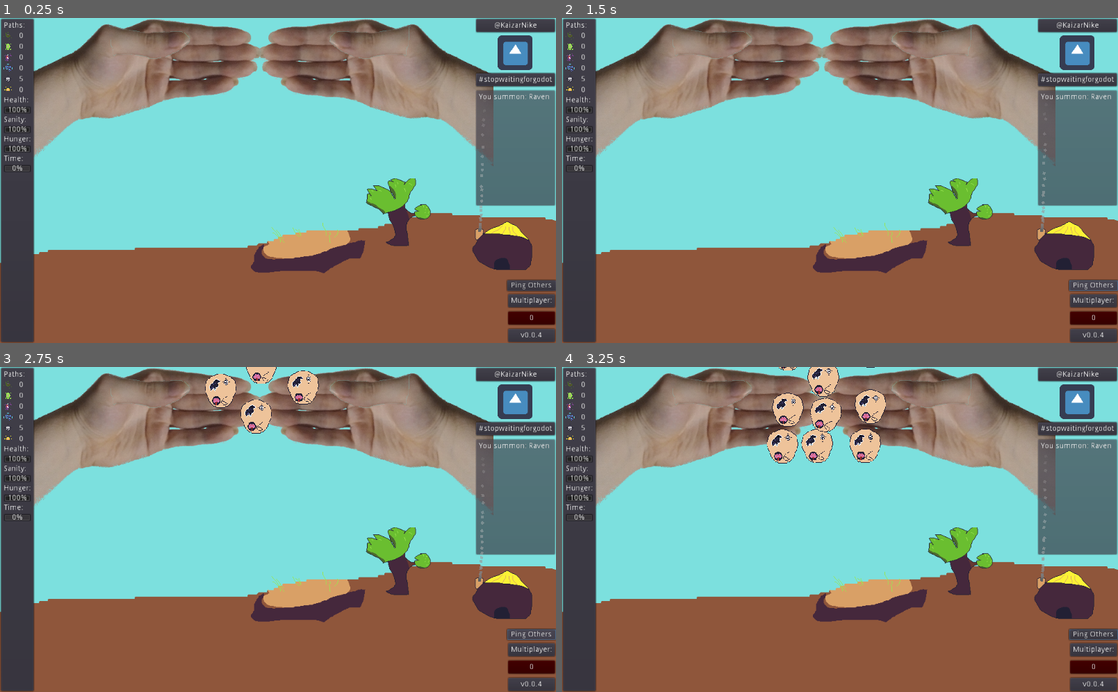
Above: before the commit, frames 1-4 (two rows, left to right).
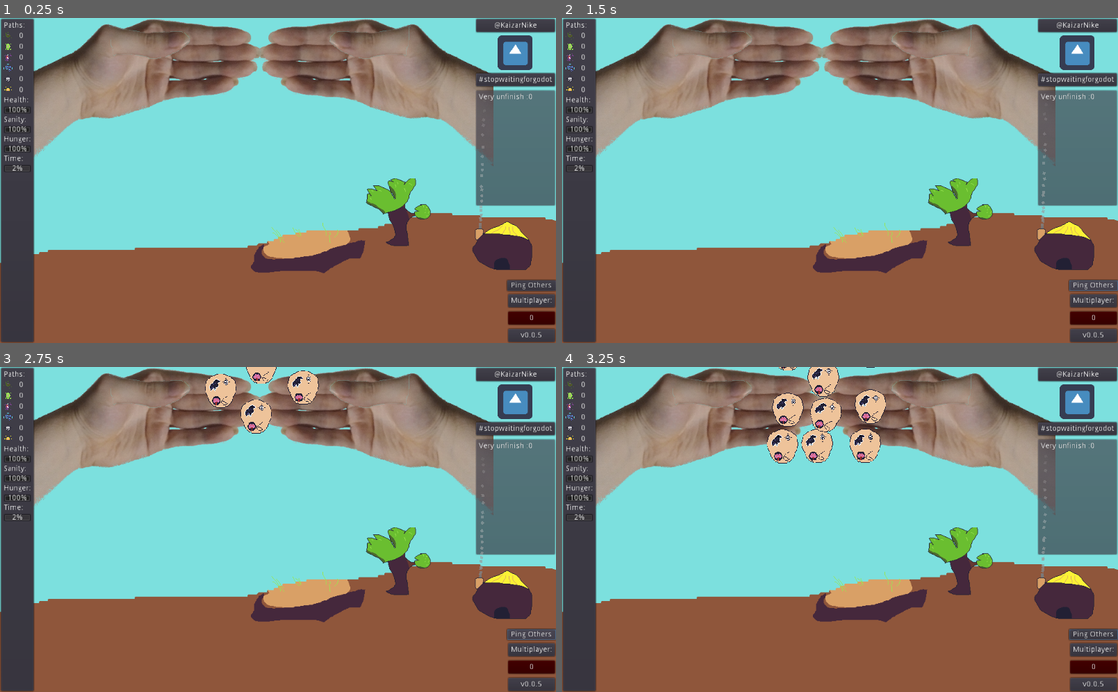
Above: after the commit, the same moments.

Repository: KaizNike/Sorcerers-Sell
Game: Godot game, scene res://src/Main.tscn
Two runs of this game, one before a commit and one after it. Both use one fixed random seed, a clock stepped at 60 frames per second and the inputs below. The engine's default icon, where the game draws it, is replaced by a stand-in: a white triangle on a blue panel in a dark square.
Inputs (mouse positions are in pixels of both pictures, inside the frame that each line leads up to):
- Up to frame 1 (0.25 s): no input
- Up to frame 2 (1.5 s): click "Ping Others" at 0.5 s; click "Ping Others" at 1.25 s
- Up to frame 3 (2.75 s): click "Ping Others" at 2 s
- Up to frame 4 (3.25 s): drag from (817, 419) to (895, 458) at 2.77 s

The runs differ from the first frame. In frame 1, 0.1% of the frame differs, in the area x 2-99%, y 17-99%; in frame 2, 0.1%; in frame 3, 0.1%; in frame 4, 0.1%.

Commit message:
The Big Fix (v0.0.5)
- Moved CardCapture.gd and StatVBox.gd to Main.gd
- Idling Time Progress System
- Click on house to idle.

Diff:
--- a/client/Sorcerer's Sell/src/Card.gd
+++ b/client/Sorcerer's Sell/src/Card.gd
@@ -14,7 +14,7 @@
 # Called when the node enters the scene tree for the first time.
 func _ready():
 	set_process_input(true)
-	print(layer)
+#	print(layer)
 	pass # Replace with function body.
 
 
@@ -79,4 +79,4 @@
 			z_index = -3
 
 	layer = collision_layer
-	print(collision_mask)
+#	print(collision_mask)
--- a/client/Sorcerer's Sell/src/CardArea.tscn
+++ b/client/Sorcerer's Sell/src/CardArea.tscn
@@ -1,9 +1,8 @@
-[gd_scene load_steps=6 format=2]
+[gd_scene load_steps=5 format=2]
 
 [ext_resource path="res://src/HandLeft.tscn" type="PackedScene" id=1]
 [ext_resource path="res://src/HandRight.tscn" type="PackedScene" id=2]
 [ext_resource path="res://src/Card.tscn" type="PackedScene" id=3]
-[ext_resource path="res://src/CardCapture.gd" type="Script" id=4]
 
 [sub_resource type="RectangleShape2D" id=1]
 extents = Vector2( 582.313, 10 )
@@ -25,7 +24,6 @@
 [node name="CardCapture" type="Area2D" parent="."]
 position = Vector2( 8.97974, -565.721 )
 collision_mask = 31
-script = ExtResource( 4 )
 
 [node name="CollisionShape2D" type="CollisionShape2D" parent="CardCapture"]
 position = Vector2( -9.53516, -244.736 )
--- a/client/Sorcerer's Sell/src/CardCapture.gd
+++ /dev/null
@@ -1,48 +0,0 @@
-extends Area2D
-
-
-# Declare member variables here. Examples:
-# var a = 2
-# var b = "text"
-
-
-# Called when the node enters the scene tree for the first time.
-func _ready():
-	pass # Replace with function body.
-
-
-# Called every frame. 'delta' is the elapsed time since the previous frame.
-#func _process(delta):
-#	pass
-
-func _physics_process(delta):
-	pass
-
-
-func _on_CardCapture_body_entered(body):
-	if body.is_in_group("card"):
-		print(true)
-		if "card_type" in body:
-			if _card_check(body.card_type):
-				body.queue_free()
-				print("Card gone!")
-
-
-func _card_check(type) -> bool:
-	match type:
-		"raven":
-			if _mana_check("death", 1):
-				Signals.emit_signal("log_this", "Raven flies.")
-				return true
-			else:
-				Signals.emit_signal("log_this", "Lacking death.")
-				return false
-	return false
-
-func _mana_check(type, amt) -> bool:
-	Signals.emit_signal("spend_mana", type, amt)
-	var check = yield(Signals, "mana_spent_check")
-	if check:
-		return true
-	else:
-		return false
--- a/client/Sorcerer's Sell/src/Main.gd
+++ b/client/Sorcerer's Sell/src/Main.gd
@@ -1,20 +1,29 @@
 extends Node
 
-var version = [0,0,4]
-# Declare member variables here. Examples:
-# var a = 2
-# var b = "text"
+var version = [0,0,5] # The Big Fix
 
 
+onready var statsVBox = $UI/PanelContainer/StatVBox
+var paths = {"decay": 0, "life": 0, "reaction": 0, "meta": 0, "death": 0, "solar": 0}
+var empowered_paths = {"decay": 0, "life": 0, "reaction": 0, "meta": 0, "death": 0, "solar": 0}
+var stats = {"health": 100, "sanity": 100, "hunger": 0}
+
+
+var progressStarted = false
+var progress = 0 setget _progress_change
+var progressRate = 2
+var progressState = 0
 # Called when the node enters the scene tree for the first time.
 func _ready():
+	self.progress = 2
 	_show_version()
 	pass # Replace with function body.
 
 
 # Called every frame. 'delta' is the elapsed time since the previous frame.
-#func _process(delta):
-#	pass
+func _process(delta):
+	if progressStarted:
+		self.progress += progressRate * delta
 
 func _input(event):
 	if event.is_action_pressed("restart"):
@@ -23,3 +32,82 @@
 func _show_version():
 	$UI/BotRight/BRVBox/VersionContainer/VersionLabel.text = "v" + str(version[0]) + "." + str(version[1]) + "." + str(version[2])
 	pass
+
+
+func _progress_change(val):
+	if val > 99.999:
+		progress = 0
+		progressStarted = false
+		_progress_finished()
+	else:
+		progress = val
+	$UI/PanelContainer/StatVBox/Time.value = progress
+
+
+func _progress_finished():
+	match progressState:
+		0:
+			print("You get a card!")
+	pass
+
+func _update_paths():
+	statsVBox.paths = paths
+	statsVBox.update_paths()
+
+
+func _card_check(type) -> bool:
+	match type:
+		"raven":
+			if _mana_check("death", 1):
+				Signals.emit_signal("log_this", "Raven flies.")
+				return true
+			else:
+				Signals.emit_signal("log_this", "Lacking death.")
+				return false
+	return false
+
+func _mana_check(type, amt) -> bool:
+	if _spend_mana(type, amt):
+		return true
+	else:
+		return false
+
+
+
+func _spend_mana(type, amt):
+	match type:
+		"decay":
+			pass
+		"life":
+			pass
+		"reaction":
+			pass
+		"meta":
+			pass
+		"death":
+			if (paths.death - amt) > -1:
+				paths.death -= amt
+				_update_paths()
+				return true
+		"solar":
+			pass
+	return false
+
+
+func _on_CardCapture_body_entered(body):
+	if body.is_in_group("card"):
+#		print(true)
+		if "card_type" in body:
+			if _card_check(body.card_type):
+				body.queue_free()
+				print("Card gone!")
+
+
+func _on_Area2D_input_event(viewport, event, shape_idx):
+	if event.is_action_pressed("click"):
+		Signals.emit_signal("log_this", "You ponder.")
+		if progressStarted:
+			self.progress += 20
+		else:
+			progressStarted = true
+	pass # Replace with function body.
--- a/client/Sorcerer's Sell/src/Main.tscn
+++ b/client/Sorcerer's Sell/src/Main.tscn
@@ -13,6 +13,9 @@
 [sub_resource type="Gradient" id=1]
 colors = PoolColorArray( 0.372549, 0.372549, 0.372549, 1, 1, 1, 1, 0.0156863 )
 
+[sub_resource type="RectangleShape2D" id=2]
+extents = Vector2( 54.0795, 49.4647 )
+
 [node name="Main" type="Node"]
 script = ExtResource( 3 )
 
@@ -23,6 +26,9 @@
 
 [node name="CardArea" parent="." instance=ExtResource( 2 )]
 position = Vector2( 488.412, 68.8651 )
+
+[node name="CardCapture" parent="CardArea" index="3"]
+script = null
 
 [node name="CanvasLayer" type="CanvasLayer" parent="."]
 layer = -25
@@ -54,6 +60,7 @@
 [node name="CPUParticles2D" type="CPUParticles2D" parent="Terrain/MudHut"]
 position = Vector2( 883.177, 393.056 )
 scale = Vector2( 5, 5 )
+z_index = -1
 amount = 25
 lifetime = 2.0
 preprocess = 5.0
@@ -64,6 +71,12 @@
 angular_velocity = 40.0
 angular_velocity_random = 1.0
 color_ramp = SubResource( 1 )
+
+[node name="Area2D" type="Area2D" parent="Terrain/MudHut"]
+
+[node name="CollisionShape2D" type="CollisionShape2D" parent="Terrain/MudHut/Area2D"]
+position = Vector2( 926.558, 416.556 )
+shape = SubResource( 2 )
 
 [node name="DeadTree" type="Sprite" parent="Terrain"]
 visible = false
@@ -76,4 +89,8 @@
 
 [node name="UI" parent="." instance=ExtResource( 8 )]
 
+[connection signal="body_entered" from="CardArea/CardCapture" to="." method="_on_CardCapture_body_entered"]
+[connection signal="input_event" from="Terrain/MudHut/Area2D" to="." method="_on_Area2D_input_event"]
+
+[editable path="CardArea"]
 [editable path="UI"]
--- a/client/Sorcerer's Sell/src/StatVBox.gd
+++ b/client/Sorcerer's Sell/src/StatVBox.gd
@@ -4,13 +4,13 @@
 # Declare member variables here. Examples:
 # var a = 2
 # var b = "text"
-var paths = {"decay": 0, "life": 0, "reaction": 0, "meta": 0, "death": 5, "solar": 0}
+var paths = {"decay": 0, "life": 0, "reaction": 0, "meta": 0, "death": 0, "solar": 0}
 var empowered_paths = {"decay": 0, "life": 0, "reaction": 0, "meta": 0, "death": 5, "solar": 0}
-var stats = {"health": 65, "sanity": 66, "hunger": 35}
+var stats = {"health": 65, "sanity": 66, "hunger": 0}
 # Called when the node enters the scene tree for the first time.
 func _ready():
 	Signals.connect("spend_mana", self, "_spend_mana")
-	_update_paths()
+	update_paths()
 	pass # Replace with function body.
 
 
@@ -18,33 +18,10 @@
 #func _process(delta):
 #	pass
 
-func _update_paths():
+func update_paths():
 	$MPVSplit0/DecayStat.text = str(paths.decay)
 	$MPVSplit1/LifeStat.text = str(paths.life)
 	$MPVSplit2/ReactionStat.text = str(paths.reaction)
 	$MPVSplit3/MetaStat.text = str(paths.meta)
 	$MPVSplit4/DeathStat.text = str(paths.death)
 	$MPVSplit5/SolarStat.text = str(paths.solar)
-
-
-func _spend_mana(type, amt):
-	match type:
-		"decay":
-			pass
-		"life":
-			pass
-		"reaction":
-			pass
-		"meta":
-			pass
-		"death":
-			if (paths.death - amt) > -1:
-				paths.death -= amt
-				_update_paths()
-				Signals.emit_signal("mana_spent_check", true)
-				return
-			pass
-		"solar":
-			pass
-	Signals.emit_signal("mana_spent_check", false)
-	pass
--- a/client/Sorcerer's Sell/src/UI.tscn
+++ b/client/Sorcerer's Sell/src/UI.tscn
@@ -90,7 +90,7 @@
 margin_top = 7.0
 margin_right = 142.0
 margin_bottom = 209.0
-text = "You summon: Raven
+text = "Very unfinish :0
 "
 script = ExtResource( 4 )
 
Not shown: 1 places in client/Sorcerer's Sell/src/Main.tscn that only renumber resources
